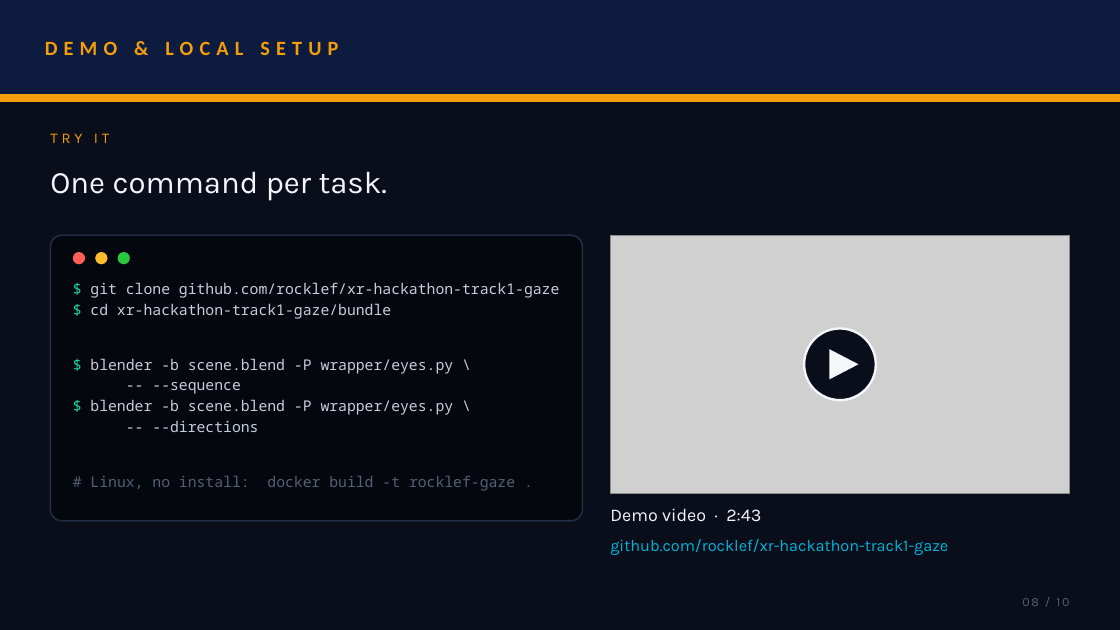
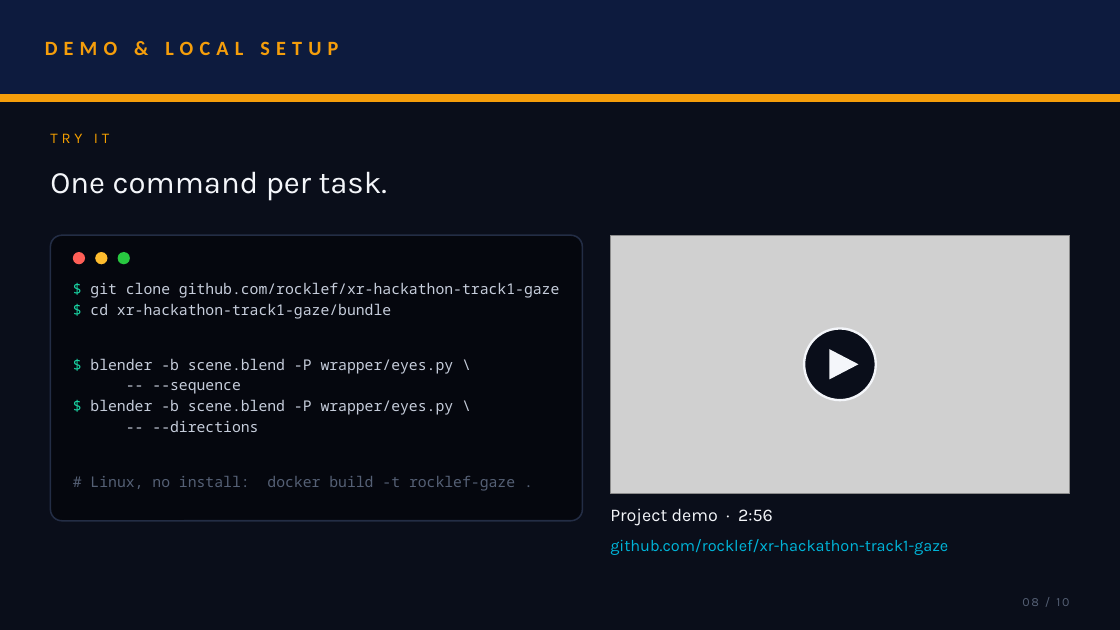
Before and after one commit to rocklef/xr-hackathon-track1, a slide deck: slide 8 of presentation/SRMIST_Rocklef.pptx. Drawn at 1120x630 pixels with LibreOffice and Linux fonts; fonts in the diff are those of the drawing; grey boxes stand for pictures. Boxes give left, top, right and bottom in pixels: in the first picture for what was removed or moved away, otherwise in the second. Text is boxed around its words. In the diff, an @@ line names an element or a change of style, - is before the commit and + after.

```diff
--- a/presentation/SRMIST_Rocklef.pptx
+++ b/presentation/SRMIST_Rocklef.pptx
@@ text at (610,508,773,526): text changed @@
-Demo video · 2:43
+Project demo · 2:56
```
Also in this commit, not shown: 10 other files.
